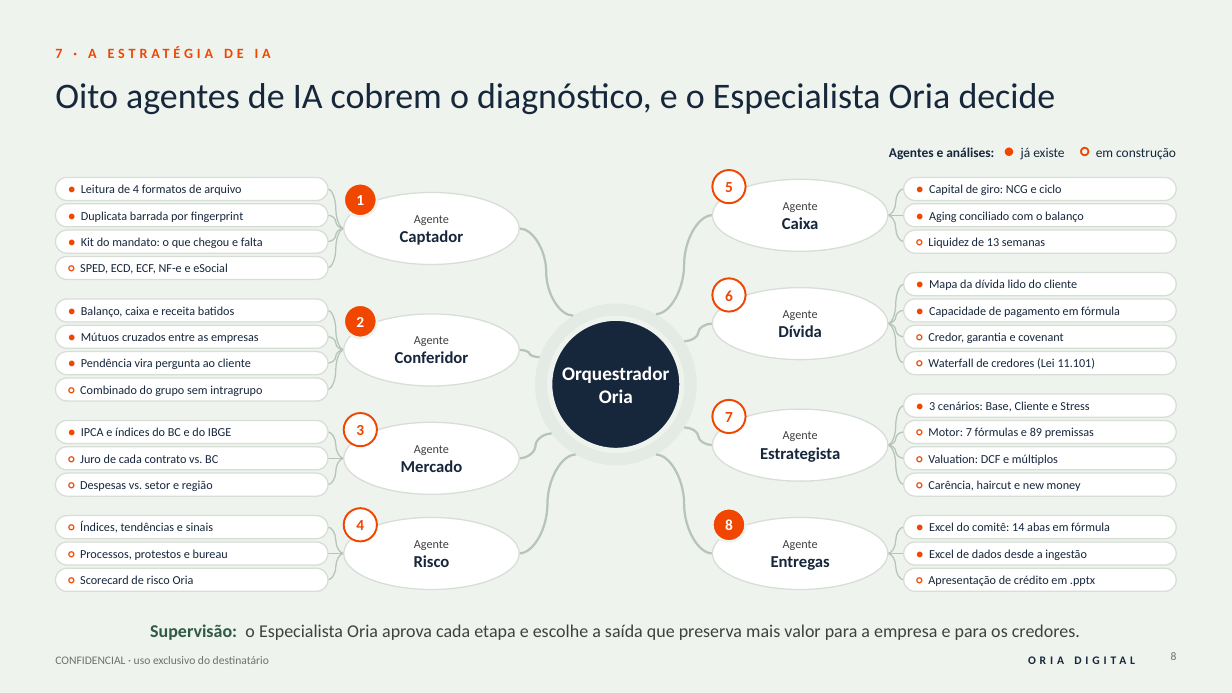
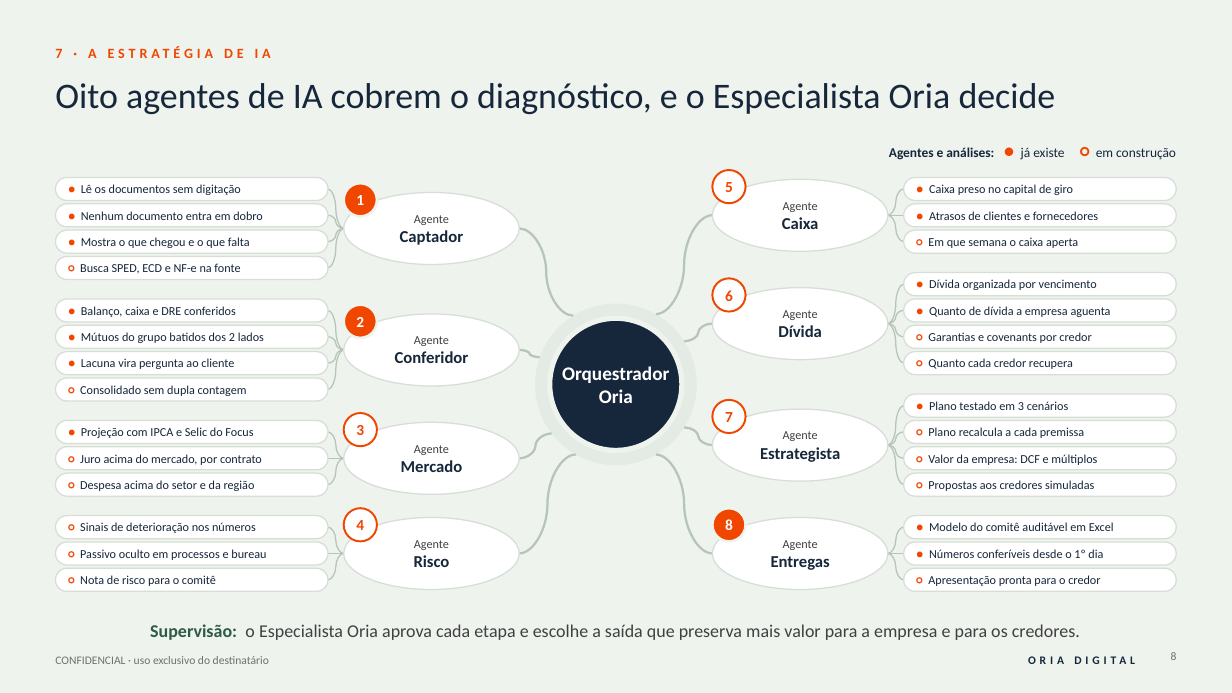
Before and after one commit to rodrigovaroto-wq/Oria-Digital, a slide deck: slide 8 of Apresentações/Business Plan Oria Digital/1_entrega/Business_Plan_Oria_Digital_v3.pptx. Drawn at 1232x693 pixels with LibreOffice and Linux fonts; fonts in the diff are those of the drawing. Boxes give left, top, right and bottom in pixels: in the first picture for what was removed or moved away, otherwise in the second. Text is boxed around its words. In the diff, an @@ line names an element or a change of style, - is before the commit and + after.

```diff
--- a/Apresentações/Business Plan Oria Digital/1_entrega/Business_Plan_Oria_Digital_v3.pptx
+++ b/Apresentações/Business Plan Oria Digital/1_entrega/Business_Plan_Oria_Digital_v3.pptx
@@ text in rounded rectangle at <box>81,184,241,195</box>: text changed @@
-● Leitura de 4 formatos de arquivo
+● Lê os documentos sem digitação
@@ text in rounded rectangle at <box>929,184,1073,195</box>: text changed @@
-● Capital de giro: NCG e ciclo
+● Caixa preso no capital de giro
@@ text in rounded rectangle at <box>81,237,250,248</box>: text changed @@
-● Kit do mandato: o que chegou e falta
+● Mostra o que chegou e o que falta
@@ text in rounded rectangle at <box>81,211,263,220</box>: text changed @@
-● Duplicata barrada por fingerprint
+● Nenhum documento entra em dobro
@@ text in rounded rectangle at <box>928,237,1078,248</box>: text changed @@
-○ Liquidez de 13 semanas
+○ Em que semana o caixa aperta
@@ text in rounded rectangle at <box>929,211,1098,220</box>: text changed @@
-● Aging conciliado com o balanço
+● Atrasos de clientes e fornecedores
@@ text in rounded rectangle at <box>80,263,240,274</box>: text changed @@
-○ SPED, ECD, ECF, NF-e e eSocial
+○ Busca SPED, ECD e NF-e na fonte
@@ text in rounded rectangle at <box>929,279,1097,290</box>: text changed @@
-● Mapa da dívida lido do cliente
+● Dívida organizada por vencimento
@@ text in rounded rectangle at <box>81,306,236,317</box>: text changed @@
-● Balanço, caixa e receita batidos
+● Balanço, caixa e DRE conferidos
@@ text in rounded rectangle at <box>929,306,1111,317</box>: text changed @@
-● Capacidade de pagamento em fórmula
+● Quanto de dívida a empresa aguenta
@@ text in rounded rectangle at <box>81,358,234,369</box>: text changed @@
-● Pendência vira pergunta ao cliente
+● Lacuna vira pergunta ao cliente
@@ text in rounded rectangle at <box>81,332,264,343</box>: text changed @@
-● Mútuos cruzados entre as empresas
+● Mútuos do grupo batidos dos 2 lados
@@ text in rounded rectangle at <box>928,332,1091,343</box>: text changed @@
-○ Credor, garantia e covenant
+○ Garantias e covenants por credor
@@ text in rounded rectangle at <box>928,358,1073,369</box>: text changed @@
-○ Waterfall de credores (Lei 11.101)
+○ Quanto cada credor recupera
@@ text in rounded rectangle at <box>80,385,247,396</box>: text changed @@
-○ Combinado do grupo sem intragrupo
+○ Consolidado sem dupla contagem
@@ text in rounded rectangle at <box>929,401,1069,410</box>: text changed @@
-● 3 cenários: Base, Cliente e Stress
+● Plano testado em 3 cenários
@@ text in rounded rectangle at <box>81,427,253,438</box>: text changed @@
-● IPCA e índices do BC e do IBGE
+● Projeção com IPCA e Selic do Focus
@@ text in rounded rectangle at <box>928,427,1084,438</box>: text changed @@
-○ Motor: 7 fórmulas e 89 premissas
+○ Plano recalcula a cada premissa
@@ text in rounded rectangle at <box>80,454,262,465</box>: text changed @@
-○ Juro de cada contrato vs. BC
+○ Juro acima do mercado, por contrato
@@ text in rounded rectangle at <box>928,454,1097,465</box>: text changed @@
-○ Valuation: DCF e múltiplos
+○ Valor da empresa: DCF e múltiplos
@@ text in rounded rectangle at <box>80,480,255,491</box>: text changed @@
-○ Despesas vs. setor e região
+○ Despesa acima do setor e da região
@@ text in rounded rectangle at <box>928,480,1094,491</box>: text changed @@
-○ Carência, haircut e new money
+○ Propostas aos credores simuladas
@@ text in rounded rectangle at <box>80,522,256,533</box>: text changed @@
-○ Índices, tendências e sinais
+○ Sinais de deterioração nos números
@@ text in rounded rectangle at <box>929,522,1114,531</box>: text changed @@
-● Excel do comitê: 14 abas em fórmula
+● Modelo do comitê auditável em Excel
@@ text in rounded rectangle at <box>80,549,266,560</box>: text changed @@
-○ Processos, protestos e bureau
+○ Passivo oculto em processos e bureau
@@ text in rounded rectangle at <box>929,549,1103,558</box>: text changed @@
-● Excel de dados desde a ingestão
+● Números conferíveis desde o 1º dia
@@ text in rounded rectangle at <box>80,575,216,586</box>: text changed @@
-○ Scorecard de risco Oria
+○ Nota de risco para o comitê
@@ text in rounded rectangle at <box>928,575,1100,586</box>: text changed @@
-○ Apresentação de crédito em .pptx
+○ Apresentação pronta para o credor
```
Also in this commit, not shown: 5 other files.
